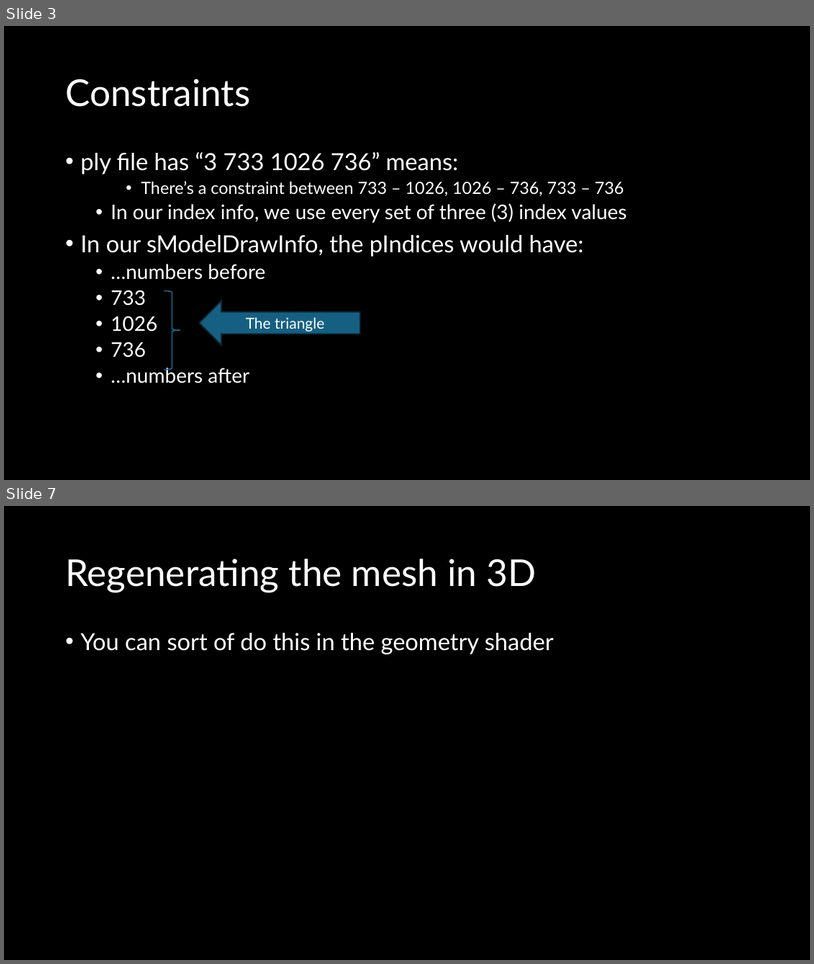
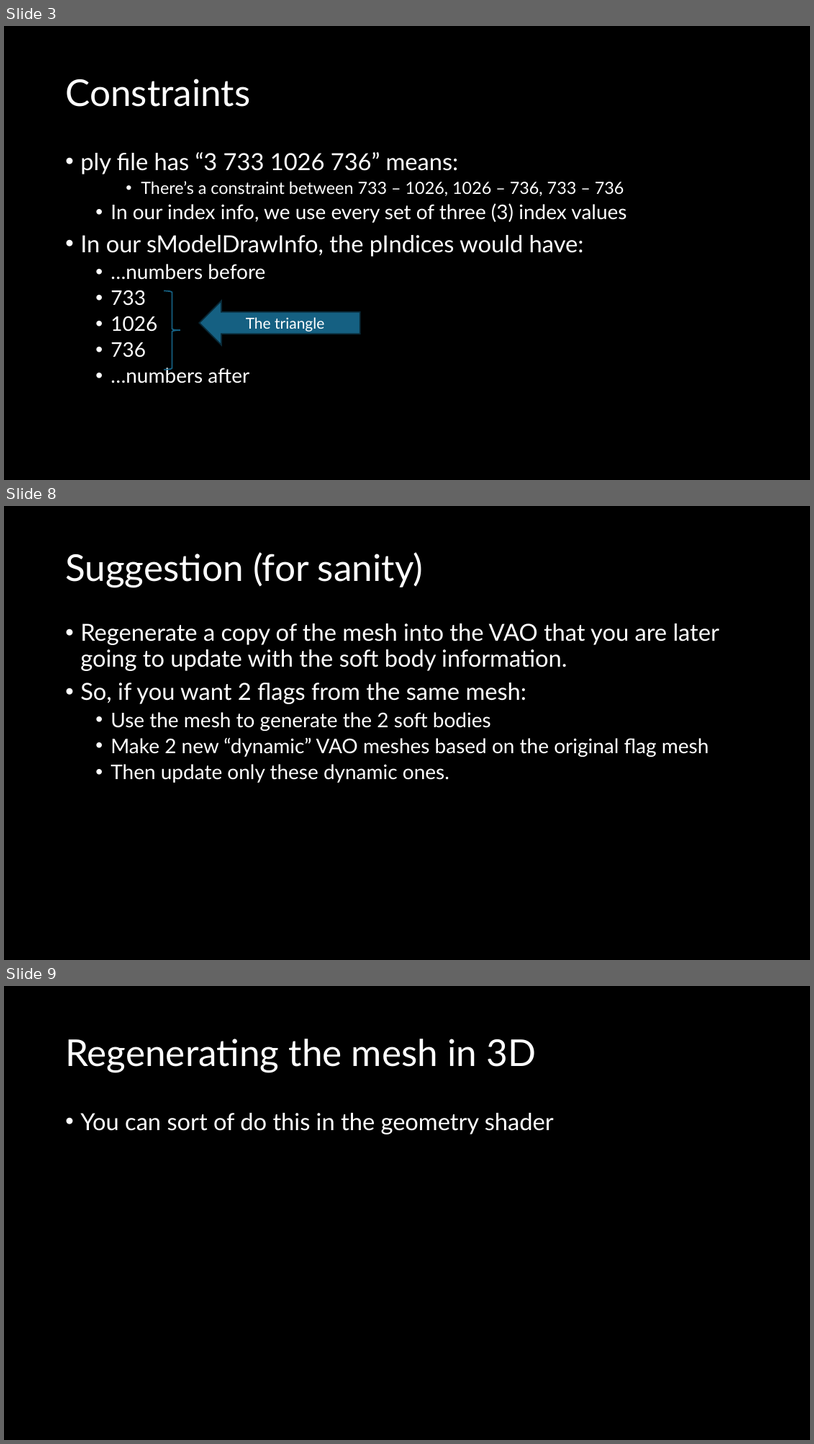
Before and after one commit to FeeneyCodes/GDP202425, a slide deck: 6022_Phys_2_(2025)/Day2Day/W02/Vertlet integration.pptx. Shown one above the other, each under a label of ours: slides 3 and 7 before the commit, slides 3, 8 and 9 after it; the slides between them are not shown. The pictures are 814x964 and 814x1444 pixels, drawn with LibreOffice and Linux fonts; fonts in the diff are those of the drawing. Boxes give left, top, right and bottom in pixels: in the first picture for what was removed or moved away, otherwise in the second. Text is boxed around its words. In the diff, an @@ line names an element or a change of style, - is before the commit and + after.

```diff
--- a/6022_Phys_2_(2025)/Day2Day/W02/Vertlet integration.pptx
+++ b/6022_Phys_2_(2025)/Day2Day/W02/Vertlet integration.pptx
@@ slide 8 added at (x1=4, y1=506, x2=810, y2=960), background #000000 @@
@@ title added at (x1=65, y1=552, x2=423, y2=588), 44 pt, text #FFFFFF @@
+Suggestion (for sanity)
@@ text added at (x1=80, y1=623, x2=720, y2=782), 28 pt, text #FFFFFF @@
+• Regenerate a copy of the mesh into the VAO that you are later going to update with the soft body information.
+• So, if you want 2 flags from the same mesh:
+  • Use the mesh to generate the 2 soft bodies
+  • Make 2 new “dynamic” VAO meshes based on the original flag mesh
+  • Then update only these dynamic ones.
@@ what was slide 7 is now slide 9 @@
```
Also in this commit, not shown: 3 slides changed, 1 other slide added, 10 other files.
